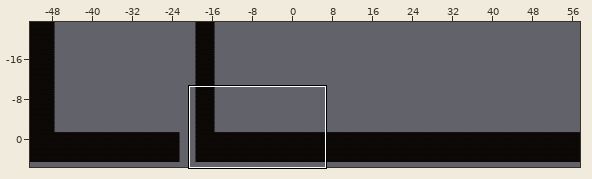
An edit to a level. Tiled map, Assets/Tiled/Level1TileMap/map1-5.tmx. Above, an overview of the earlier version with the close-up marked.
Close-up. As it was:
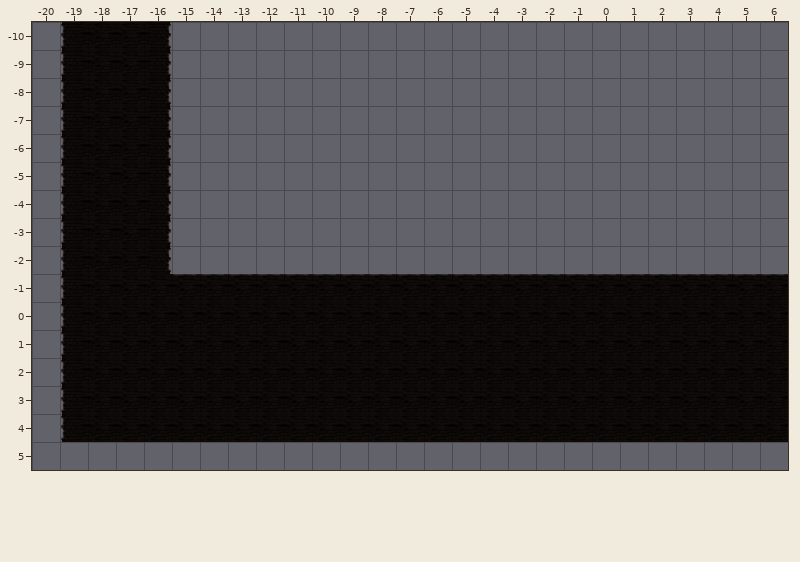
Cells are 256x256 px. Shown: x -20..6, y -10..5. The commit also changed other parts of the map, which this record leaves out.
After the commit:
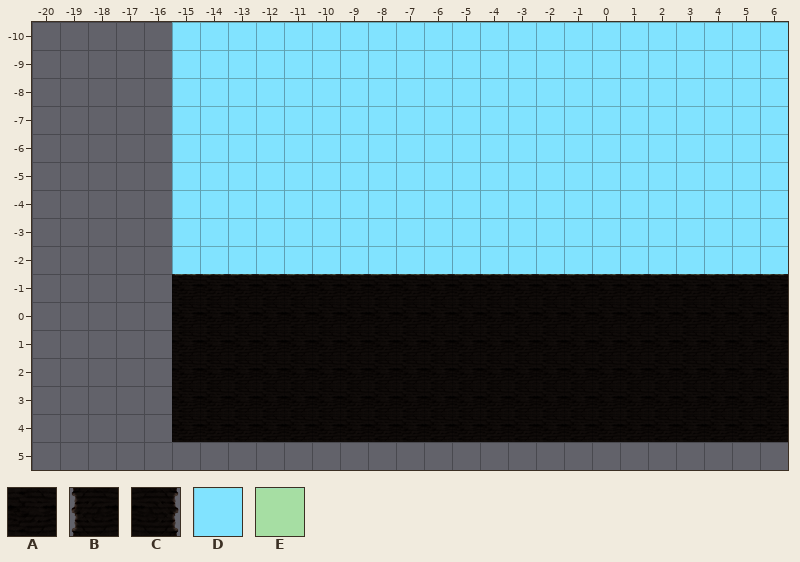
Key: from "Level1 Tileset": A 8, B 9, C 10; from "ruleprient256": D 30, E 38.
_ is an empty cell.
Tiles of an added or newly shown layer are drawn over the layers below it.
The exact change:
{"where": "layer \"prototype\" (now shown)"}
{"y":-10,"x":-15,"old":"______________________","new":"DDDDDDDDDDDDDDDDDDDDDD"}
{"y":-9,"x":-15,"old":"______________________","new":"DDDDDDDDDDDDDDDDDDDDDD"}
{"y":-8,"x":-15,"old":"______________________","new":"DDDDDDDDDDDDDDDDDDDDDD"}
{"y":-7,"x":-15,"old":"______________________","new":"DDDDDDDDDDDDDDDDDDDDDD"}
{"y":-6,"x":-15,"old":"______________________","new":"DDDDDDDDDDDDDDDDDDDDDD"}
{"y":-5,"x":-15,"old":"______________________","new":"DDDDDDDDDDDDDDDDDDDDDD"}
{"y":-4,"x":-15,"old":"______________________","new":"DDDDDDDDDDDDDDDDDDDDDD"}
{"y":-3,"x":-15,"old":"______________________","new":"DDDDDDDDDDDDDDDDDDDDDD"}
{"y":-2,"x":-15,"old":"______________________","new":"DDDDDDDDDDDDDDDDDDDDDD"}
{"y":-1,"x":-15,"old":"______________________","new":"EEEEEEEEEEEEEEEEEEEEEE"}
{"where": "layer \"ground\""}
{"y":-10,"x":-19,"old":"BAAC","new":"____"}
{"y":-9,"x":-19,"old":"BAAC","new":"____"}
{"y":-8,"x":-19,"old":"BAAC","new":"____"}
{"y":-7,"x":-19,"old":"BAAC","new":"____"}
{"y":-6,"x":-19,"old":"BAAC","new":"____"}
{"y":-5,"x":-19,"old":"BAAC","new":"____"}
{"y":-4,"x":-19,"old":"BAAC","new":"____"}
{"y":-3,"x":-19,"old":"BAAC","new":"____"}
{"y":-2,"x":-19,"old":"BAAC","new":"____"}
{"y":-1,"x":-19,"old":"BAAA","new":"____"}
{"y":0,"x":-19,"old":"BAAA","new":"____"}
{"y":1,"x":-19,"old":"BAAA","new":"____"}
{"y":2,"x":-19,"old":"BAAA","new":"____"}
{"y":3,"x":-19,"old":"BAAA","new":"____"}
{"y":4,"x":-19,"old":"BAAA","new":"____"}
